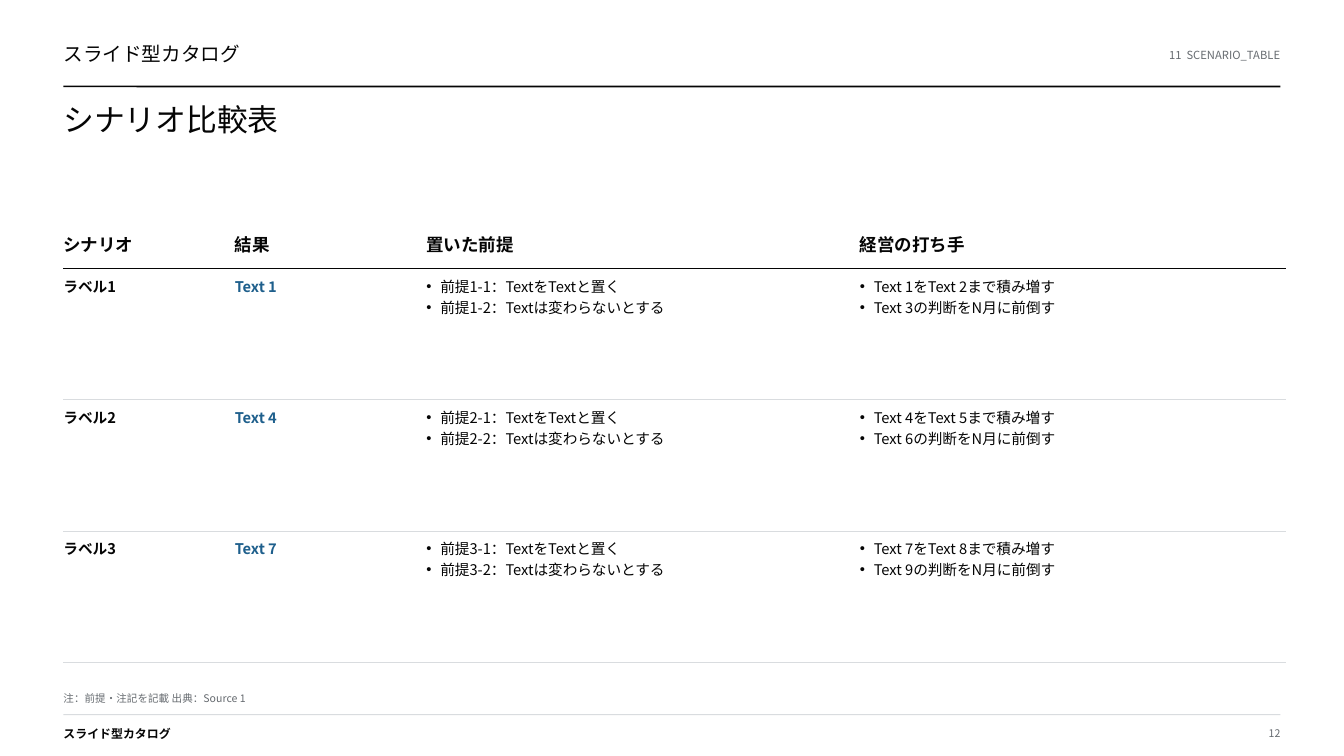
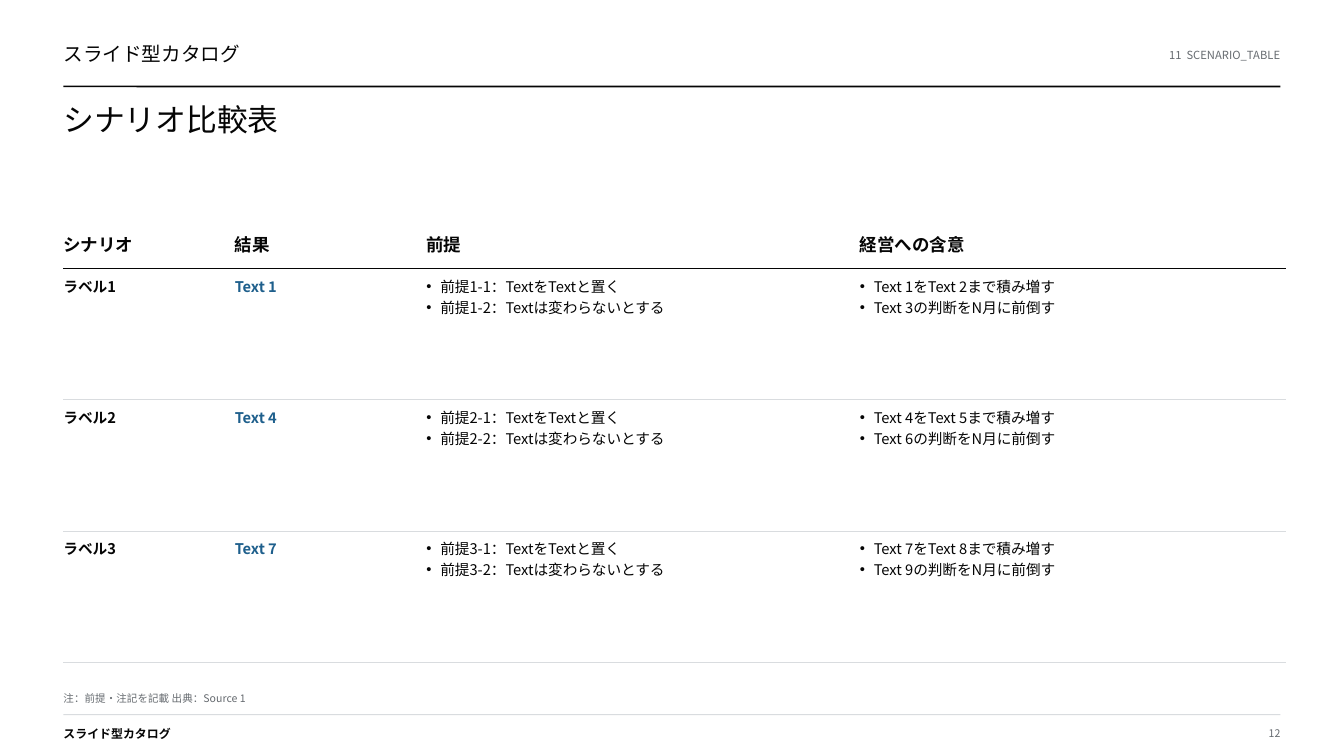
Before and after one commit to gozen3ji/consulting-pptx-skill, a slide deck: slide 12 of assets/SuperTemplate_36type.pptx. Drawn at 1344x756 pixels with LibreOffice and Linux fonts; fonts in the diff are those of the drawing. Boxes give left, top, right and bottom in pixels: in the first picture for what was removed or moved away, otherwise in the second. Text is boxed around its words. In the diff, an @@ line names an element or a change of style, - is before the commit and + after.

```diff
--- a/assets/SuperTemplate_36type.pptx
+++ b/assets/SuperTemplate_36type.pptx
@@ table at <box>64,224,1287,581</box> @@
-row 1, column 3: 置いた前提
+row 1, column 3: 前提
-row 1, column 4: 経営の打ち手
+row 1, column 4: 経営への含意
```
Also in this commit, not shown: 7 other slides changed, 1 other file.
